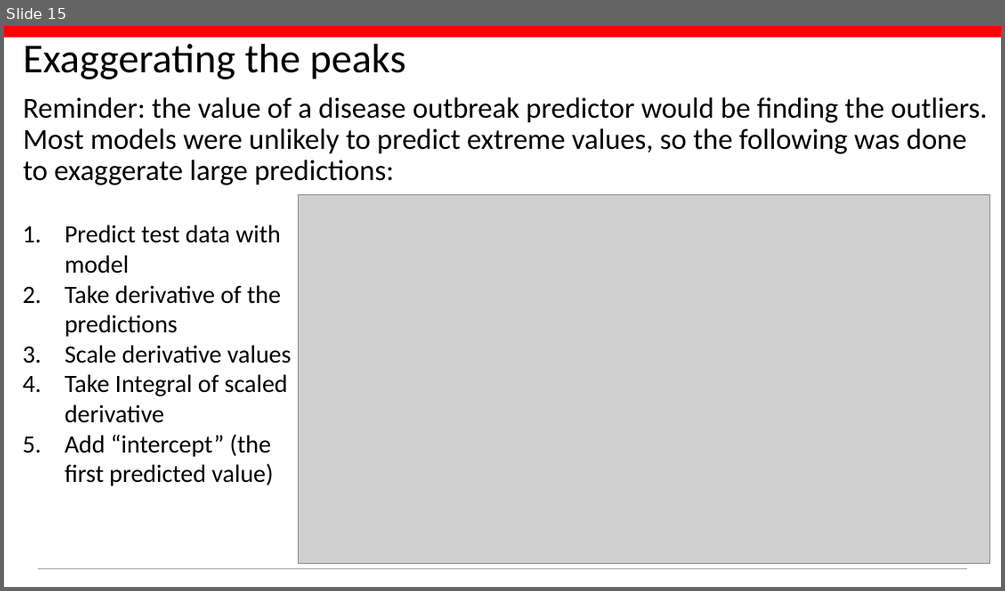
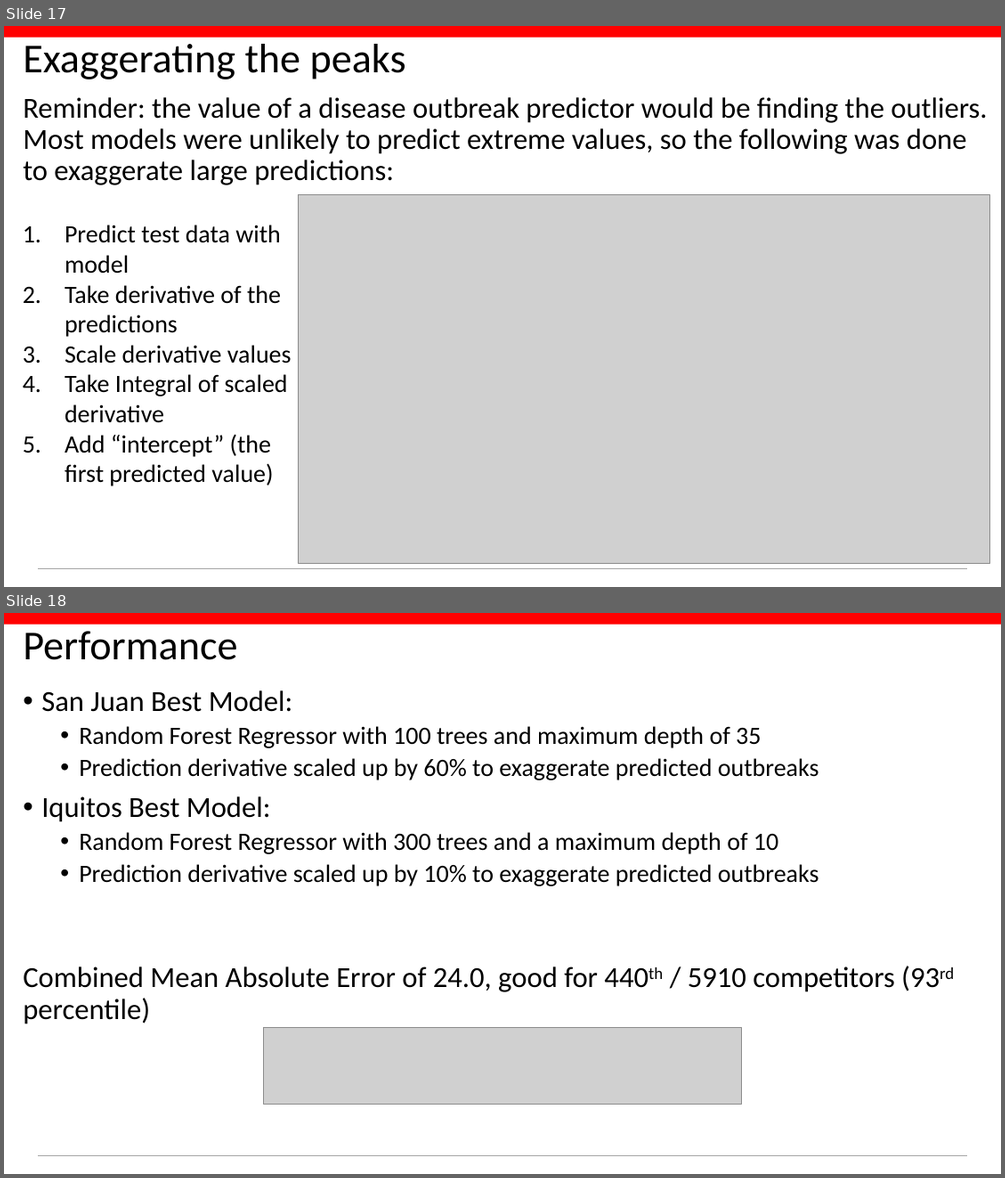
Before and after one commit to conditg/deng-ai, a slide deck: DengAI.pptx. Shown one above the other, each under a label of ours: slide 15 before the commit, slides 17 and 18 after it. The pictures are 1005x591 and 1005x1178 pixels, drawn with LibreOffice and Linux fonts; fonts in the diff are those of the drawing; grey boxes stand for pictures; background and template pictures are left out. Boxes give left, top, right and bottom in pixels: in the first picture for what was removed or moved away, otherwise in the second. Text is boxed around its words. In the diff, an @@ line names an element or a change of style, - is before the commit and + after.

```diff
--- a/DengAI.pptx
+++ b/DengAI.pptx
@@ slide 18 added at (4, 613, 1001, 1174), background #FFFFFF; not listed: 2 template elements that a slide beside it also shows @@
@@ title added at (23, 631, 237, 660), 39.6 pt, text #000000 @@
+Performance
@@ text added at (23, 690, 895, 1024), 24 pt, text #000000 @@
+• San Juan Best Model:
+  • Random Forest Regressor with 100 trees and maximum depth of 35
+  • Prediction derivative scaled up by 60% to exaggerate predicted outbreaks
+• Iquitos Best Model:
+  • Random Forest Regressor with 300 trees and a maximum depth of 10
+  • Prediction derivative scaled up by 10% to exaggerate predicted outbreaks
+Combined Mean Absolute Error of 24.0, good for 440th / 5910 competitors (93rd percentile)
@@ picture added at (264, 1027, 741, 1104) @@
@@ what was slide 15 is now slide 17 @@
```
Also in this commit, not shown: 3 slides changed, 4 other slides added, 2 slides removed, 3 other files.
